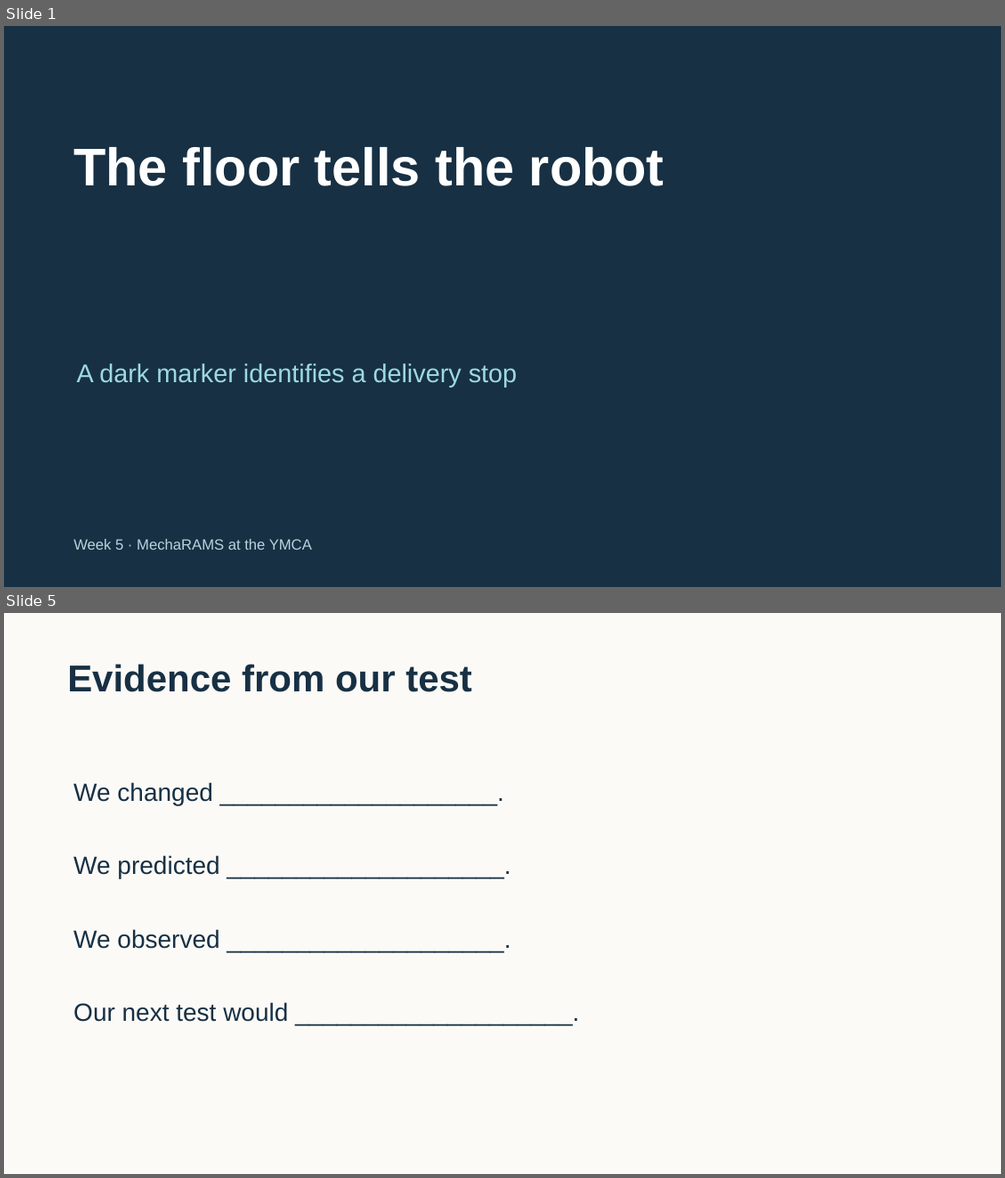
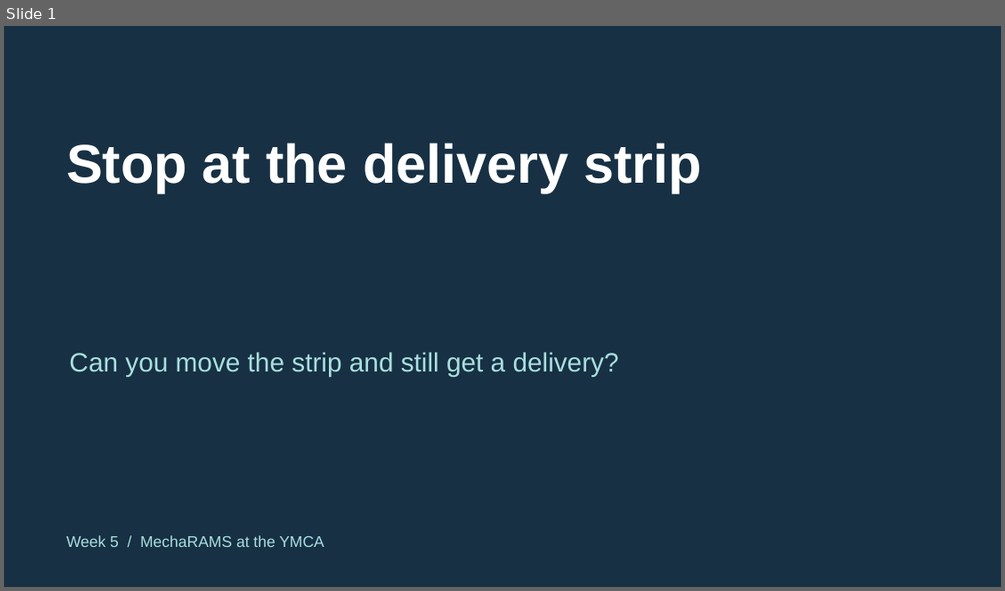
Before and after one commit to FRC999/YMCA-SPIKE-education, a slide deck: 03_Presentations/W05_marker.pptx. Shown one above the other, each under a label of ours: slides 1 and 5 before the commit, slide 1 after it; the slides between them are not shown. The pictures are 1005x1178 and 1005x591 pixels, drawn with LibreOffice and Linux fonts; fonts in the diff are those of the drawing. Boxes give left, top, right and bottom in pixels: in the first picture for what was removed or moved away, otherwise in the second. Text is boxed around its words. In the diff, an @@ line names an element or a change of style, - is before the commit and + after.

Commit message:
Update mentor decks for the Week 4 and 5 printable fields

```diff
--- a/03_Presentations/W05_marker.pptx
+++ b/03_Presentations/W05_marker.pptx
@@ slide 5 removed at [4,613,1001,1174], background #FBFAF6 @@
@@ text removed at [67,664,472,692] @@
-Evidence from our test
@@ text removed at [73,782,212,805] @@
-We changed ____________________.
@@ text removed at [73,855,219,878] @@
-We predicted ____________________.
@@ text removed at [73,929,219,949] @@
-We observed ____________________.
@@ text removed at [73,1002,288,1022] @@
-Our next test would ____________________.
@@ slide 1 changed as well @@
@@ text at [66,143,702,192]: text changed; size 51 to 52.5 pt @@
-The floor tells the robot
+Stop at the delivery strip
@@ text at [69,352,619,377]: text changed; size 24.8 to 25.5 pt; text colour #9DDADD to #A9DFDF @@
-A dark marker identifies a delivery stop
+Can you move the strip and still get a delivery?
@@ text at [66,535,324,547]: text changed; size 14.2 to 15 pt; text colour #B9D4DC to #A9DFDF @@
-Week 5 · MechaRAMS at the YMCA
+Week 5 / MechaRAMS at the YMCA
```
Also in this commit, not shown: 5 slides added, 4 other slides removed, 17 other files.
